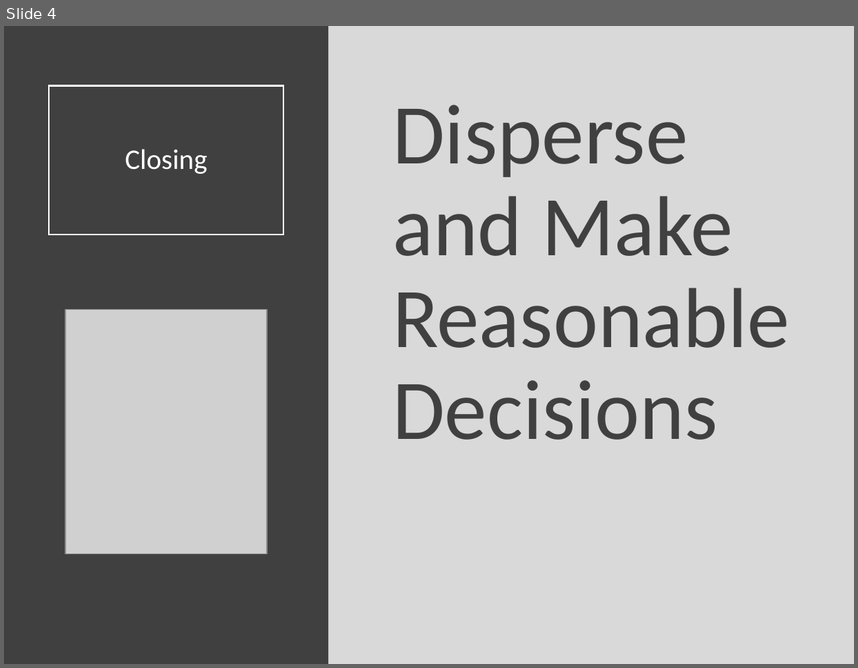
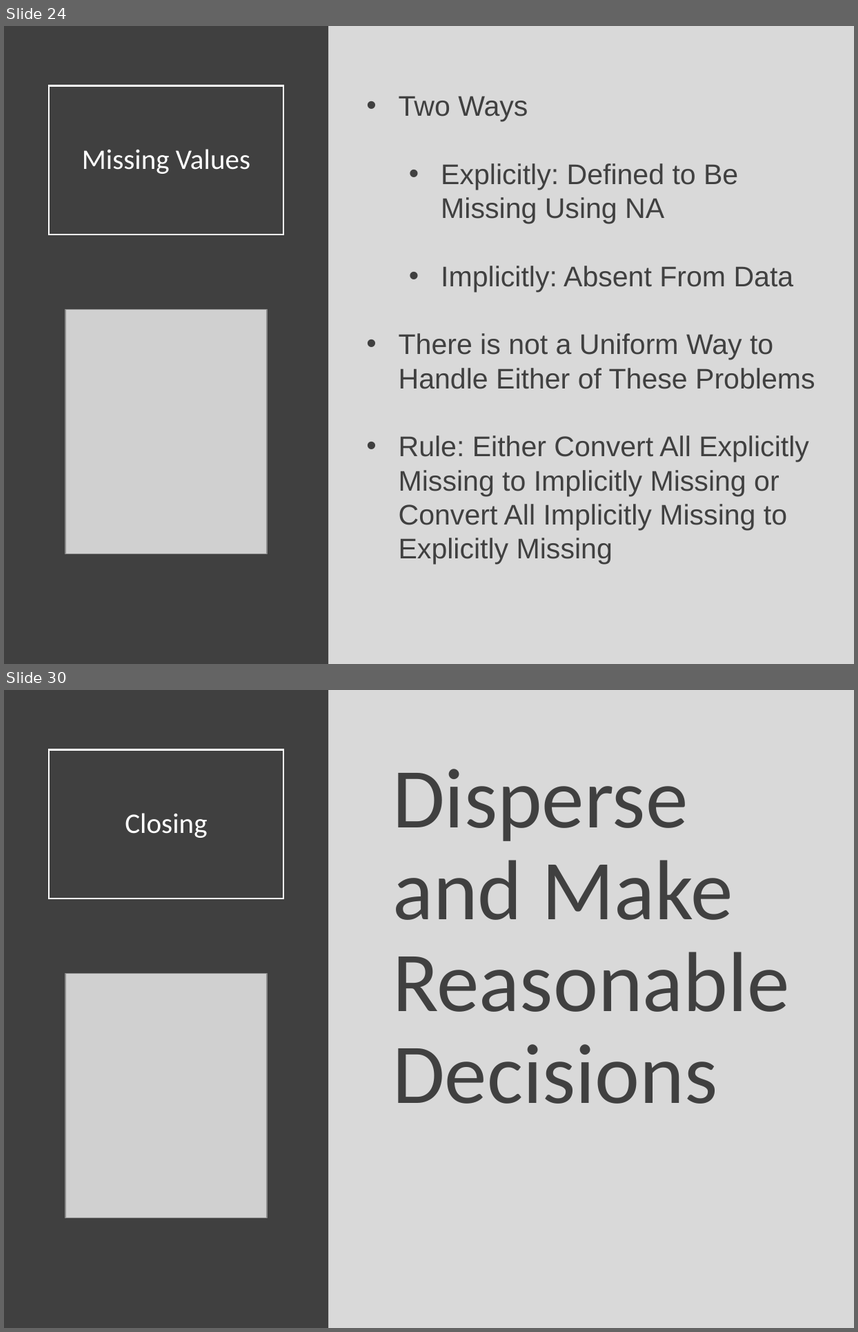
Before and after one commit to Yixf-Self/STOR320_WEBSITE, a slide deck: Lecture/Lecture 12/Lecture 12.pptx. Shown one above the other, each under a label of ours: slide 4 before the commit, slides 24 and 30 after it; the slides between them are not shown. The pictures are 858x668 and 858x1332 pixels, drawn with LibreOffice and Linux fonts; fonts in the diff are those of the drawing; grey boxes stand for pictures. Boxes give left, top, right and bottom in pixels: in the first picture for what was removed or moved away, otherwise in the second. Text is boxed around its words. In the diff, an @@ line names an element or a change of style, - is before the commit and + after.

```diff
--- a/Lecture/Lecture 12/Lecture 12.pptx
+++ b/Lecture/Lecture 12/Lecture 12.pptx
@@ slide 24 added at [4, 26, 854, 664], background #D9D9D9 @@
@@ rectangle added at [4, 26, 329, 664], fill #404040 @@
@@ title added at [49, 85, 283, 234], outline #FFFFFF 1.5 pt, 24 pt, text #FFFFFF @@
+Missing Values
@@ text added at [399, 96, 815, 564], 24 pt, text #404040 @@
+• Two Ways
+  • Explicitly: Defined to Be Missing Using NA
+  • Implicitly: Absent From Data
+• There is not a Uniform Way to Handle Either of These Problems
+• Rule: Either Convert All Explicitly Missing to Implicitly Missing or Convert All Implicitly Missing to Explicitly Missing
@@ picture added at [65, 309, 267, 553] @@
@@ what was slide 4 is now slide 30 @@
```
Also in this commit, not shown: 26 other slides added, 1 slide removed, 8 other files.
